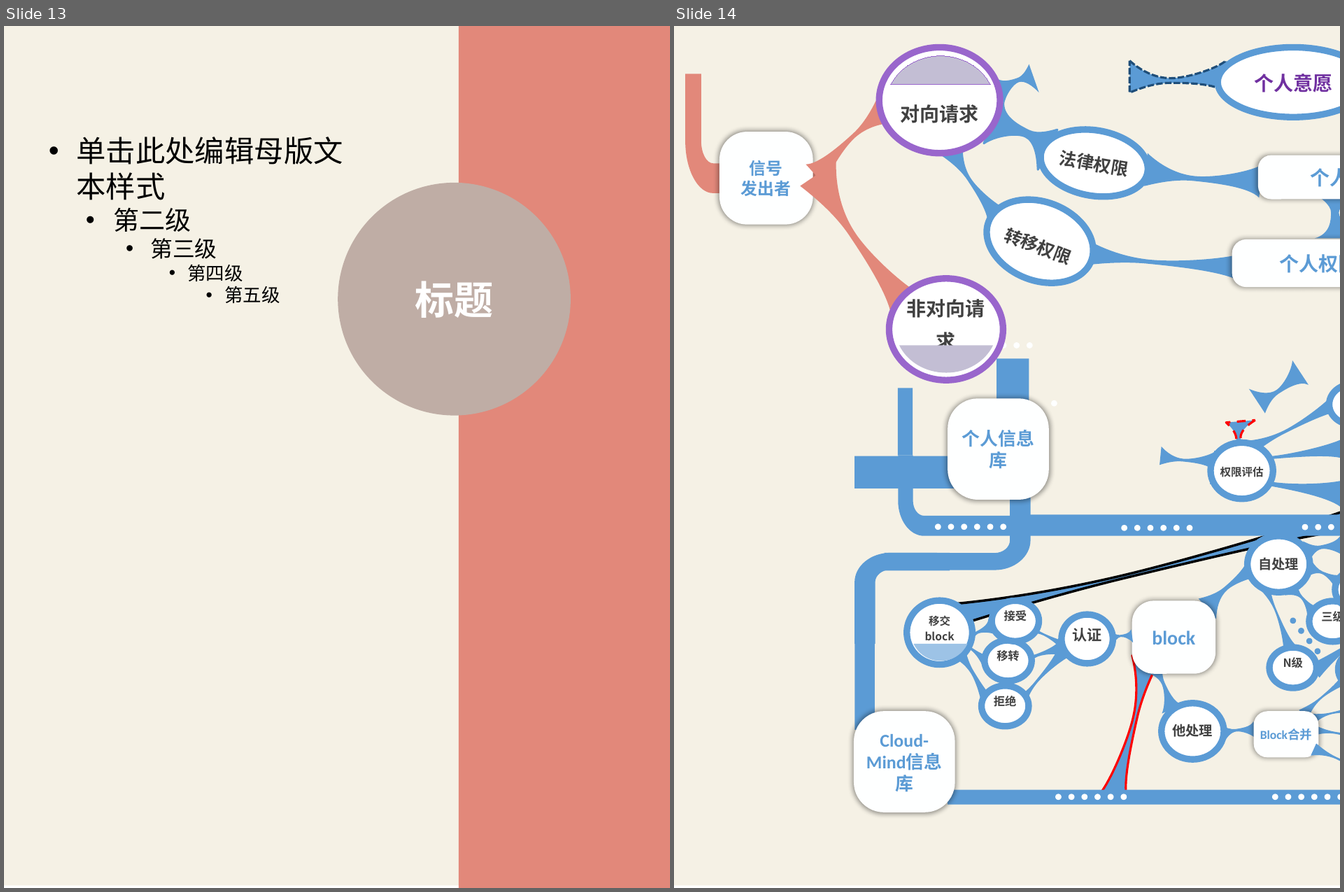
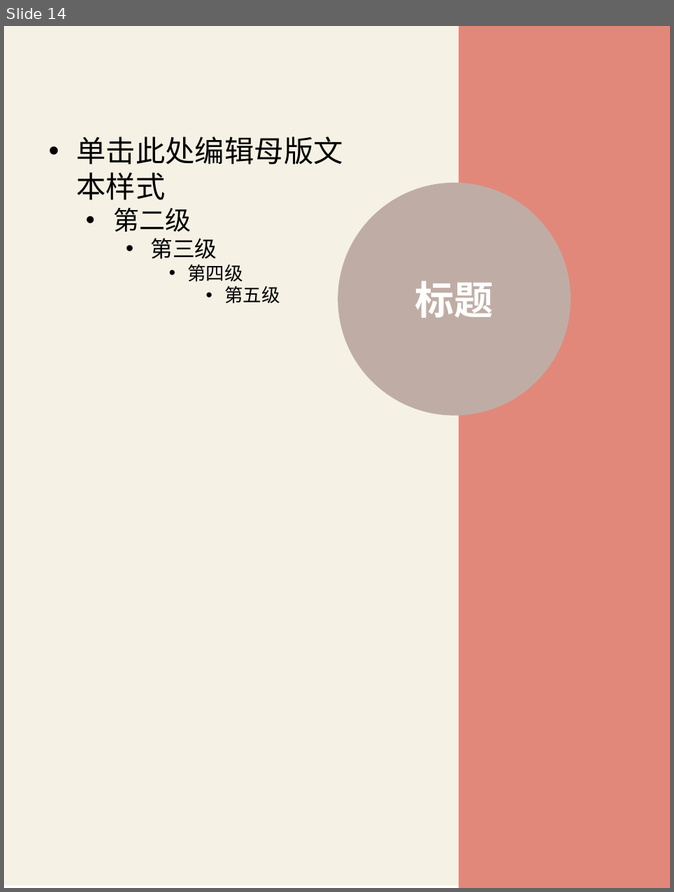
Before and after one commit to XLP-Based-Courses/-, a slide deck: 学习报告文本/学习报告模板.pptx. Shown side by side, each under a label of ours: slides 13 and 14 before the commit, slide 14 after it. The pictures are 1344x892 and 674x892 pixels, drawn with LibreOffice and Linux fonts; fonts in the diff are those of the drawing. Boxes give left, top, right and bottom in pixels: in the first picture for what was removed or moved away, otherwise in the second. Text is boxed around its words. In the diff, an @@ line names an element or a change of style, - is before the commit and + after.

```diff
--- a/学习报告文本/学习报告模板.pptx
+++ b/学习报告文本/学习报告模板.pptx
@@ slide 14 removed at box(674, 26, 1340, 888), background #FFFFFF @@
@@ rectangle removed at box(674, 26, 1340, 886) @@
@@ group removed at box(685, 47, 1340, 812): 60 ellipses, 44 freeform shapes, 7 rounded rectangles, 5 rectangles @@
-信号
-发出者
-block
-个人信息库
-对向请求
-非对向请求
-法律权限
-转移权限
-个人意愿
-权限评估
-通过
-N级
-三级
-二级
-拒绝
-移转
-接受
-认证
-他处理
-自处理
-并合M-B
-Block合并
-移交block
-Cloud-Mind信息库
-个人信息
-个人权限
@@ what was slide 13 is now slide 14 @@
```
Also in this commit, not shown: 8 slides changed, 4 slides added, 6 other files.
